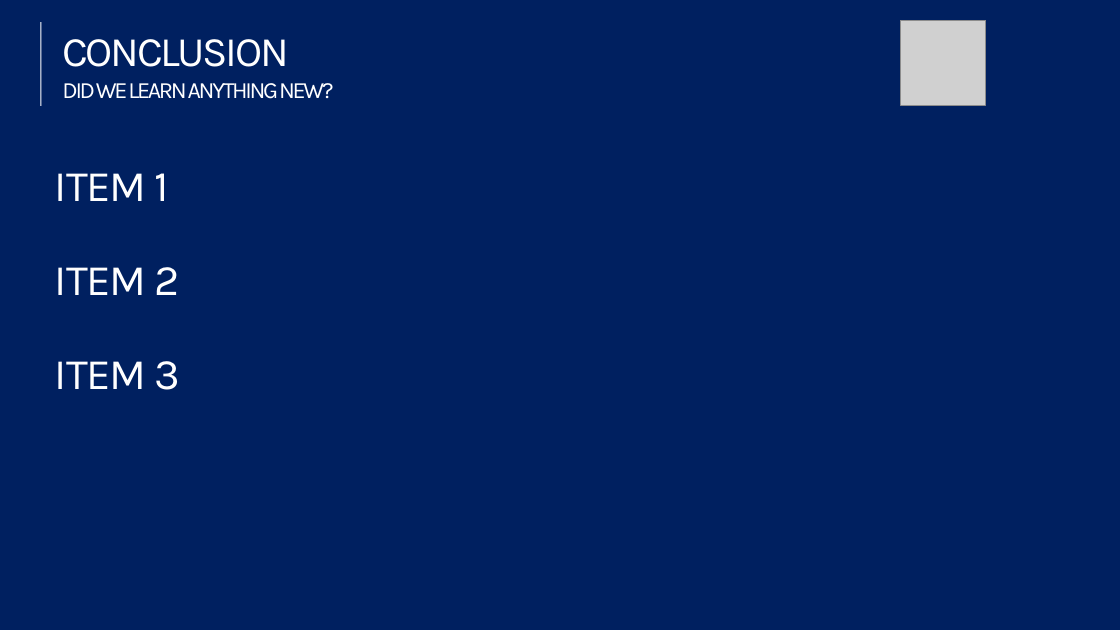
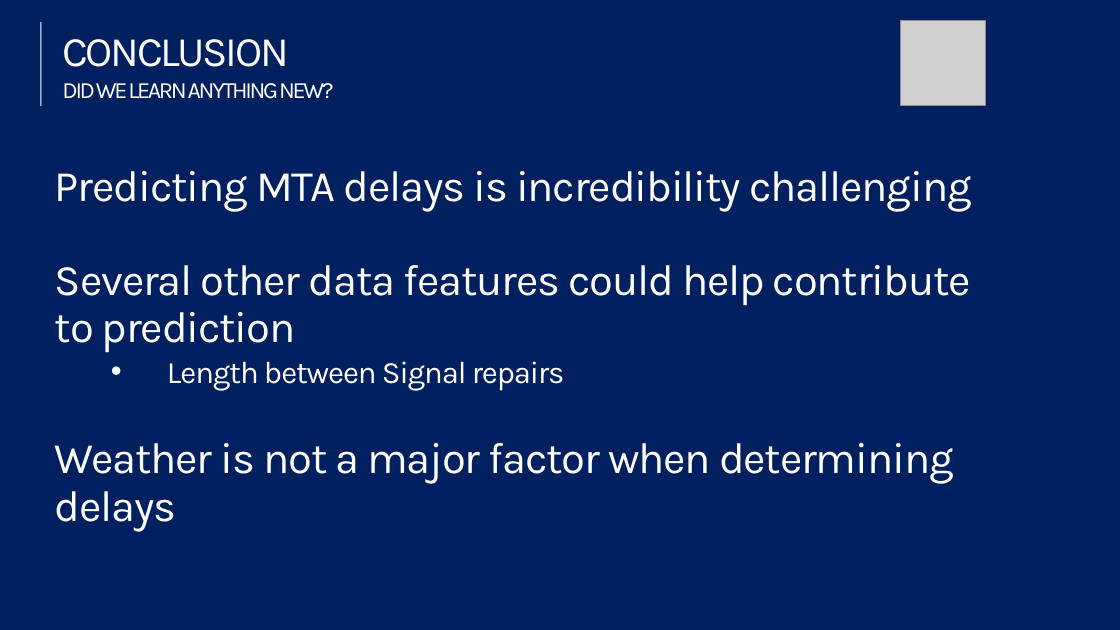
Before and after one commit to dapolloxp/607-finalproject, a slide deck: slide 8 of 607 Final Project.pptx. Drawn at 1120x630 pixels with LibreOffice and Linux fonts; fonts in the diff are those of the drawing; grey boxes stand for pictures. Boxes give left, top, right and bottom in pixels: in the first picture for what was removed or moved away, otherwise in the second. Text is boxed around its words. In the diff, an @@ line names an element or a change of style, - is before the commit and + after.

```diff
--- a/607 Final Project.pptx
+++ b/607 Final Project.pptx
@@ text at [55, 171, 971, 532]: text changed @@
-ITEM 1
-ITEM 2
-ITEM 3
+Predicting MTA delays is incredibility challenging
+Several other data features could help contribute to prediction
+  • Length between Signal repairs
+Weather is not a major factor when determining delays
```
Also in this commit, not shown: 1 other slide changed.
